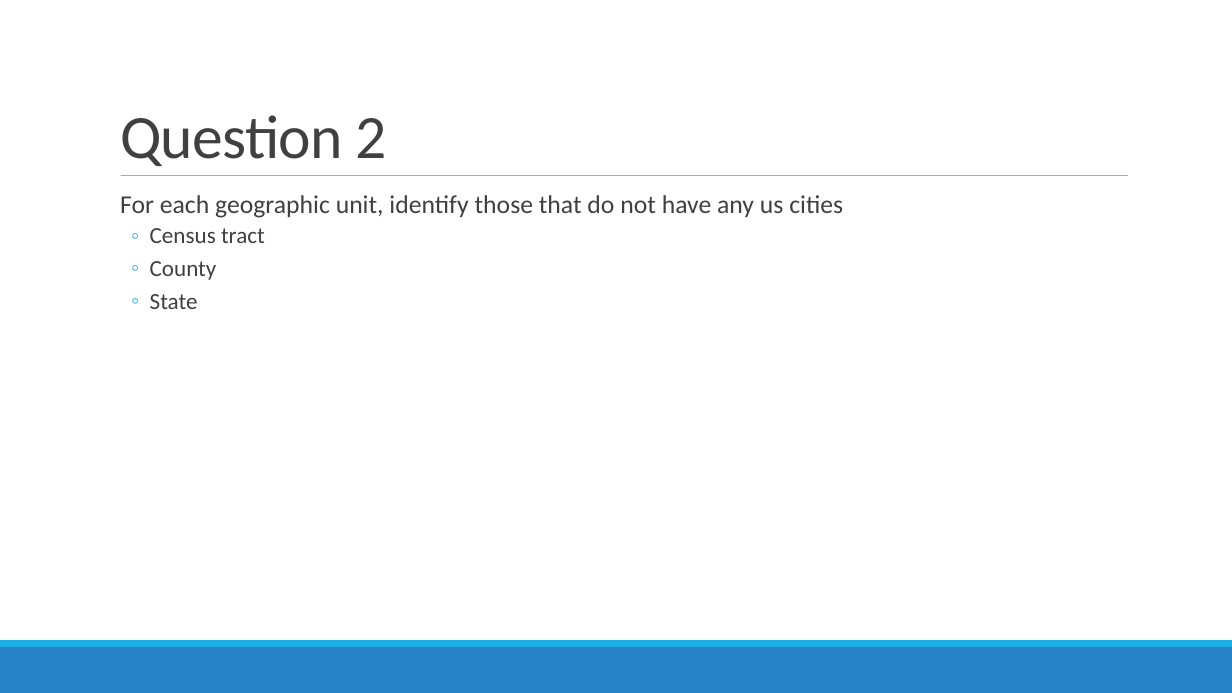
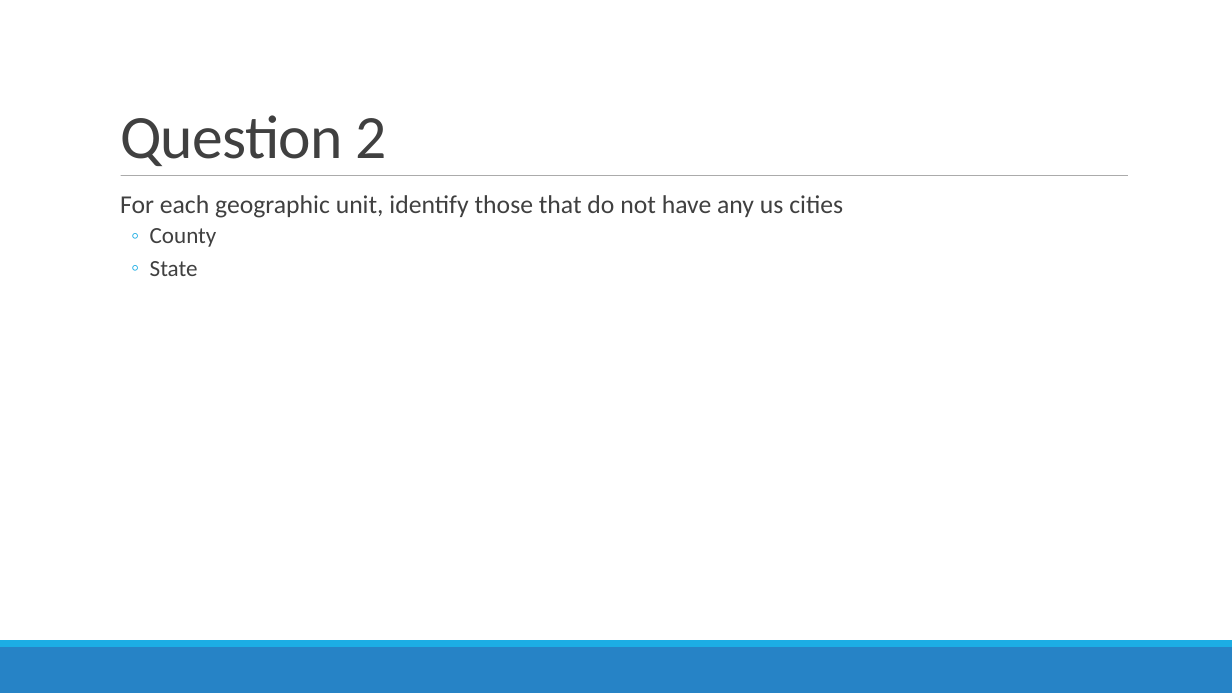
Before and after one commit to MGIS-UMN/GIS5577_week6, a slide deck: slide 20 of Analyzing_Spatial_Data.odp. Drawn at 1232x693 pixels with LibreOffice and Linux fonts; fonts in the diff are those of the drawing. Boxes give left, top, right and bottom in pixels: in the first picture for what was removed or moved away, otherwise in the second. Text is boxed around its words. In the diff, an @@ line names an element or a change of style, - is before the commit and + after.

```diff
--- a/Analyzing_Spatial_Data.odp
+++ b/Analyzing_Spatial_Data.odp
@@ text at [150,228,265,243]: paragraph removed @@
-  ◦ Census tract
```
Also in this commit, not shown: 7 other slides changed, 4 other files.
